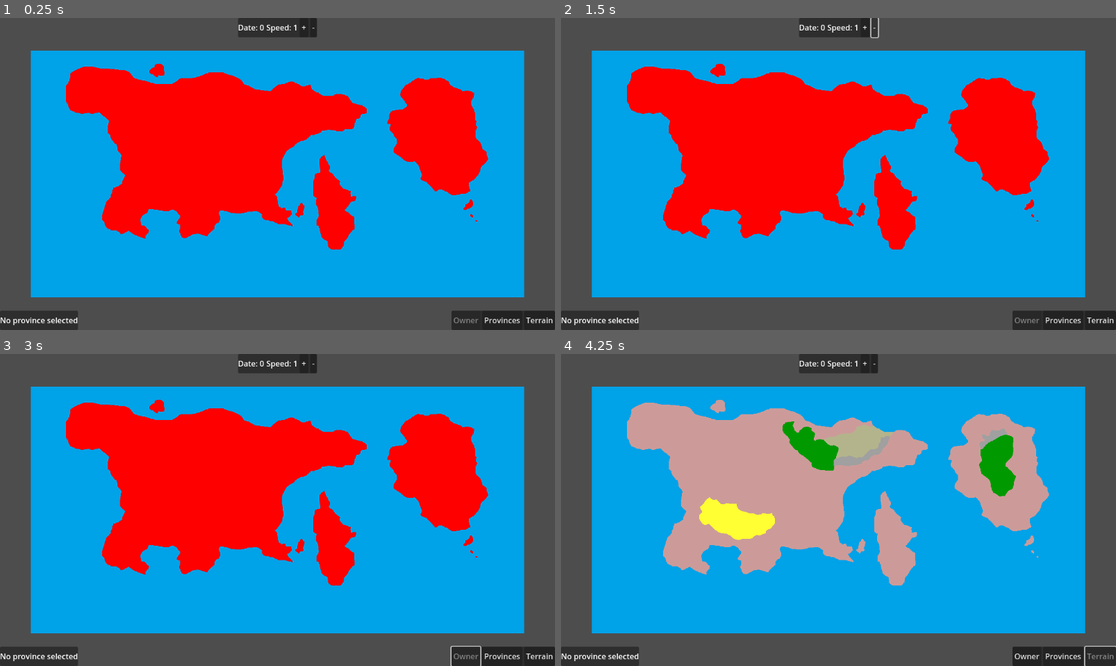
Above: before the commit, frames 1-4 (two rows, left to right).
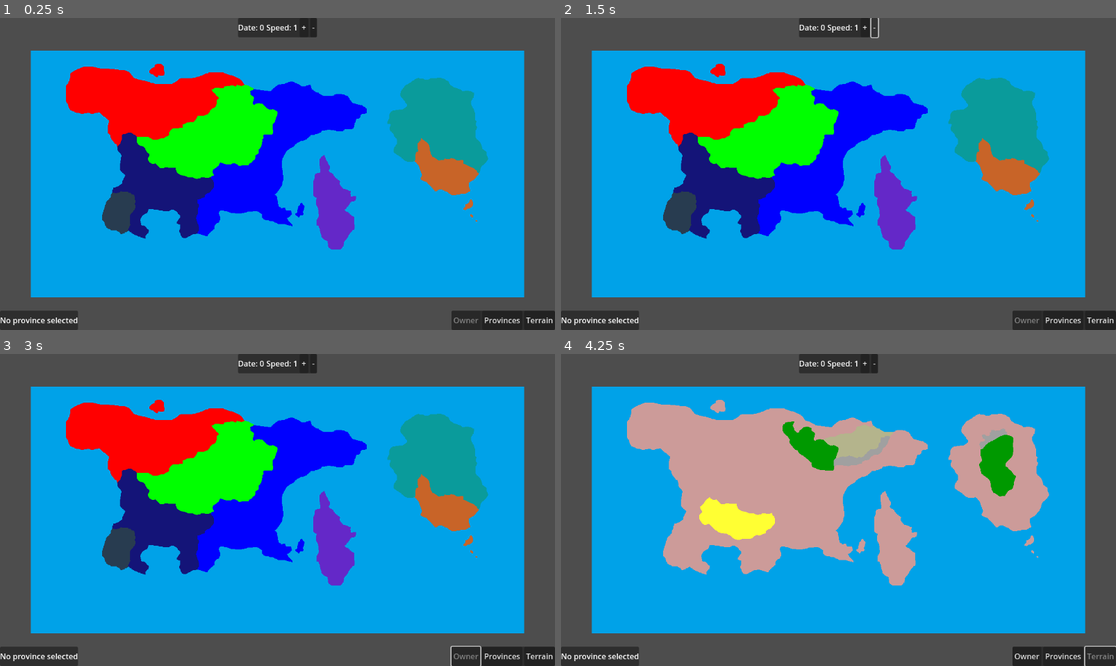
Above: after the commit, the same moments.

Repository: tsallustro/map-game
Game: Godot game, scene res://main.tscn
The game is run twice, just before and just after one commit, with the same random seed, the same clock (stepped at 60 frames per second) and the same inputs.
Inputs:
- Up to frame 1 (0.25 s): no input
- Up to frame 2 (1.5 s): click "+" at 0.5 s; click "-" at 1.25 s
- Up to frame 3 (3 s): click "Provinces" at 2 s; click "Owner" at 2.75 s
- Up to frame 4 (4.25 s): click "Terrain" at 3.5 s

The runs differ from the first frame. In frame 1, 19% of the frame differs, in the area x 18-88%, y 19-75%; in frame 2, 19%; in frame 3, 19%; in frame 4, nothing differs.

Commit message:
Country updates

Diff:
--- a/data/countries.json
+++ b/data/countries.json
@@ -1,10 +1,74 @@
 {
-	"xxx": {
+	"NWT": {
 		"name": "Northwest Territories",
 		"color": [
 			255.0,
 			0.0,
 			0.0
 		]
+	},
+	"HRS": {
+		"name": "Haerslean Kingdom",
+		"color": [
+			0.0,
+			255.0,
+			0.0
+		]
+	},
+	"NET": {
+		"name": "Northeastern Tribes",
+		"color": [
+			0.0,
+			0.0,
+			255.0
+		]
+	},
+	"NYM": {
+		"name": "Kingdom of Nymbria",
+		"color": [
+			0.0,
+			0.0,
+			255.0
+		]
+	},
+	"ORM": {
+		"name": "Ormireth Territories",
+		"color": [
+			20.0,
+			20.0,
+			120.0
+		]
+	},
+	"NEU": {
+		"name": "United Kingdom of Neuver Island",
+		"color": [
+			100.0,
+			40.0,
+			200.0
+		]
+	},
+	"MOR": {
+		"name": "Republic of Morintrie",
+		"color": [
+			200.0,
+			100.0,
+			40.0
+		]
+	},
+	"EMB": {
+		"name": "Emberfall",
+		"color": [
+			40.0,
+			60.0,
+			80.0
+		]
+	},
+	"AST": {
+		"name": "Kingdom of Astravia",
+		"color": [
+			10.0,
+			155.0,
+			155.0
+		]
 	}
 }
--- a/data/provinces.json
+++ b/data/provinces.json
@@ -7,7 +7,7 @@
 			60.0,
 			45.0
 		],
-		"owner": "xxx",
+		"owner": "NWT",
 		"terrain": "PLAIN"
 	},
 	{
@@ -18,7 +18,7 @@
 			120.0,
 			40.0
 		],
-		"owner": "xxx",
+		"owner": "NWT",
 		"terrain": "PLAIN"
 	},
 	{
@@ -29,7 +29,7 @@
 			90.0,
 			70.0
 		],
-		"owner": "xxx",
+		"owner": "NWT",
 		"terrain": "PLAIN"
 	},
 	{
@@ -40,7 +40,7 @@
 			150.0,
 			80.0
 		],
-		"owner": "xxx",
+		"owner": "NWT",
 		"terrain": "PLAIN"
 	},
 	{
@@ -51,7 +51,7 @@
 			200.0,
 			60.0
 		],
-		"owner": "xxx",
+		"owner": "NWT",
 		"terrain": "PLAIN"
 	},
 	{
@@ -62,7 +62,7 @@
 			210.0,
 			70.0
 		],
-		"owner": "xxx",
+		"owner": "NWT",
 		"terrain": "PLAIN"
 	},
 	{
@@ -73,7 +73,7 @@
 			190.0,
 			90.0
 		],
-		"owner": "xxx",
+		"owner": "HRS",
 		"terrain": "PLAIN"
 	},
 	{
@@ -84,7 +84,7 @@
 			170.0,
 			90.0
 		],
-		"owner": "xxx",
+		"owner": "NWT",
 		"terrain": "PLAIN"
 	},
 	{
@@ -95,7 +95,7 @@
 			200.0,
 			140.0
 		],
-		"owner": "xxx",
+		"owner": "HRS",
 		"terrain": "FOREST"
 	},
 	{
@@ -106,7 +106,7 @@
 			150.0,
 			120.0
 		],
-		"owner": "xxx",
+		"owner": "HRS",
 		"terrain": "PLAIN"
 	},
 	{
@@ -117,7 +117,7 @@
 			130.0,
 			80.0
 		],
-		"owner": "xxx",
+		"owner": "NET",
 		"terrain": "PLAIN"
 	},
 	{
@@ -128,7 +128,7 @@
 			180.0,
 			200.0
 		],
-		"owner": "xxx",
+		"owner": "NET",
 		"terrain": "MOUNTAIN"
 	},
 	{
@@ -139,7 +139,7 @@
 			140.0,
 			190.0
 		],
-		"owner": "xxx",
+		"owner": "NET",
 		"terrain": "HILL"
 	},
 	{
@@ -150,7 +150,7 @@
 			200.0,
 			220.0
 		],
-		"owner": "xxx",
+		"owner": "NET",
 		"terrain": "PLAIN"
 	},
 	{
@@ -161,7 +161,7 @@
 			110.0,
 			200.0
 		],
-		"owner": "xxx",
+		"owner": "HRS",
 		"terrain": "PLAIN"
 	},
 	{
@@ -172,7 +172,7 @@
 			130.0,
 			220.0
 		],
-		"owner": "xxx",
+		"owner": "HRS",
 		"terrain": "PLAIN"
 	},
 	{
@@ -183,7 +183,7 @@
 			90.0,
 			160.0
 		],
-		"owner": "xxx",
+		"owner": "NYM",
 		"terrain": "PLAIN"
 	},
 	{
@@ -194,7 +194,7 @@
 			80.0,
 			140.0
 		],
-		"owner": "xxx",
+		"owner": "NYM",
 		"terrain": "PLAIN"
 	},
 	{
@@ -205,7 +205,7 @@
 			90.0,
 			180.0
 		],
-		"owner": "xxx",
+		"owner": "ORM",
 		"terrain": "DESERT"
 	},
 	{
@@ -216,7 +216,7 @@
 			80.0,
 			200.0
 		],
-		"owner": "xxx",
+		"owner": "NYM",
 		"terrain": "PLAIN"
 	},
 	{
@@ -227,7 +227,7 @@
 			110.0,
 			210.0
 		],
-		"owner": "xxx",
+		"owner": "NYM",
 		"terrain": "PLAIN"
 	},
 	{
@@ -238,18 +238,18 @@
 			90.0,
 			140.0
 		],
-		"owner": "xxx",
+		"owner": "NYM",
 		"terrain": "PLAIN"
 	},
 	{
 		"id": "p_w_celandria",
-		"name": "Eastern Celandria",
+		"name": "Western Celandria",
 		"mask_color": [
 			220.0,
 			100.0,
 			180.0
 		],
-		"owner": "xxx",
+		"owner": "ORM",
 		"terrain": "PLAIN"
 	},
 	{
@@ -260,7 +260,7 @@
 			70.0,
 			120.0
 		],
-		"owner": "xxx",
+		"owner": "ORM",
 		"terrain": "PLAIN"
 	},
 	{
@@ -271,7 +271,7 @@
 			95.0,
 			60.0
 		],
-		"owner": "xxx",
+		"owner": "ORM",
 		"terrain": "PLAIN"
 	},
 	{
@@ -282,7 +282,7 @@
 			170.0,
 			55.0
 		],
-		"owner": "xxx",
+		"owner": "EMB",
 		"terrain": "PLAIN"
 	},
 	{
@@ -293,7 +293,7 @@
 			205.0,
 			115.0
 		],
-		"owner": "xxx",
+		"owner": "ORM",
 		"terrain": "PLAIN"
 	},
 	{
@@ -304,7 +304,7 @@
 			165.0,
 			115.0
 		],
-		"owner": "xxx",
+		"owner": "NEU",
 		"terrain": "PLAIN"
 	},
 	{
@@ -315,7 +315,7 @@
 			135.0,
 			185.0
 		],
-		"owner": "xxx",
+		"owner": "NEU",
 		"terrain": "PLAIN"
 	},
 	{
@@ -326,7 +326,7 @@
 			155.0,
 			235.0
 		],
-		"owner": "xxx",
+		"owner": "MOR",
 		"terrain": "PLAIN"
 	},
 	{
@@ -337,7 +337,7 @@
 			70.0,
 			185.0
 		],
-		"owner": "xxx",
+		"owner": "AST",
 		"terrain": "FOREST"
 	},
 	{
@@ -348,7 +348,7 @@
 			65.0,
 			165.0
 		],
-		"owner": "xxx",
+		"owner": "AST",
 		"terrain": "PLAIN"
 	},
 	{
@@ -359,7 +359,7 @@
 			85.0,
 			195.0
 		],
-		"owner": "xxx",
+		"owner": "AST",
 		"terrain": "MOUNTAIN"
 	},
 	{
@@ -370,7 +370,7 @@
 			110.0,
 			65.0
 		],
-		"owner": "xxx",
+		"owner": "AST",
 		"terrain": "PLAIN"
 	},
 	{
@@ -381,7 +381,7 @@
 			170.0,
 			110.0
 		],
-		"owner": "xxx",
+		"owner": "AST",
 		"terrain": "PLAIN"
 	},
 	{
@@ -392,7 +392,7 @@
 			190.0,
 			170.0
 		],
-		"owner": "xxx",
+		"owner": "AST",
 		"terrain": "PLAIN"
 	},
 	{
@@ -403,7 +403,7 @@
 			120.0,
 			185.0
 		],
-		"owner": "xxx",
+		"owner": "AST",
 		"terrain": "PLAIN"
 	},
 	{
@@ -414,7 +414,7 @@
 			95.0,
 			215.0
 		],
-		"owner": "xxx",
+		"owner": "MOR",
 		"terrain": "PLAIN"
 	},
 	{
@@ -425,7 +425,7 @@
 			135.0,
 			85.0
 		],
-		"owner": "xxx",
+		"owner": "MOR",
 		"terrain": "PLAIN"
 	}
 ]
--- a/data/terrain.json
+++ b/data/terrain.json
@@ -2,41 +2,41 @@
 	{
 		"name": "FOREST",
 		"color": [
-			0,
-			153,
-			0
+			0.0,
+			153.0,
+			0.0
 		]
 	},
 	{
 		"name": "PLAIN",
 		"color": [
-			204,
-			155,
-			153
+			204.0,
+			155.0,
+			153.0
 		]
 	},
 	{
 		"name": "MOUNTAIN",
 		"color": [
-			160,
-			160,
-			160
+			160.0,
+			160.0,
+			160.0
 		]
 	},
 	{
 		"name": "DESERT",
 		"color": [
-			255,
-			255,
-			51
+			255.0,
+			255.0,
+			51.0
 		]
 	},
 	{
 		"name": "HILL",
 		"color": [
-			180,
-			180,
-			140
+			180.0,
+			180.0,
+			140.0
 		]
 	}
 ]
--- a/scripts/UI/InfoPanel.gd
+++ b/scripts/UI/InfoPanel.gd
@@ -17,4 +17,4 @@
 	label.text = _build_label_text(province_id, province_data)
 
 func _build_label_text(province_id: String, province_data: Dictionary) -> String:
-	return "%s\nID: %s\nOwner: %s\nTerrain: %s" % [province_data["name"], province_id, province_data["owner"], province_data["terrain"]]
+	return "%s\nID: %s\nOwner: %s\nTerrain: %s" % [province_data["name"], province_id, GameState.get_country_name_by_country_id(province_data["owner"]), province_data["terrain"]]
--- a/scripts/autoload/GameState.gd
+++ b/scripts/autoload/GameState.gd
@@ -148,6 +148,9 @@
 func get_province_terrain_color_by_id(province_id: String) -> Color:
 	return terrain_color[get_province_terrain_by_id(province_id)]
 
+func get_country_name_by_country_id(country_id : String)-> String:
+	return countries[country_id]["name"] if country_id in countries else "UNKNOWN"
+
 
 # Province selection/highlight
 func select_province_by_maskkey(mask_key: String) -> void:
